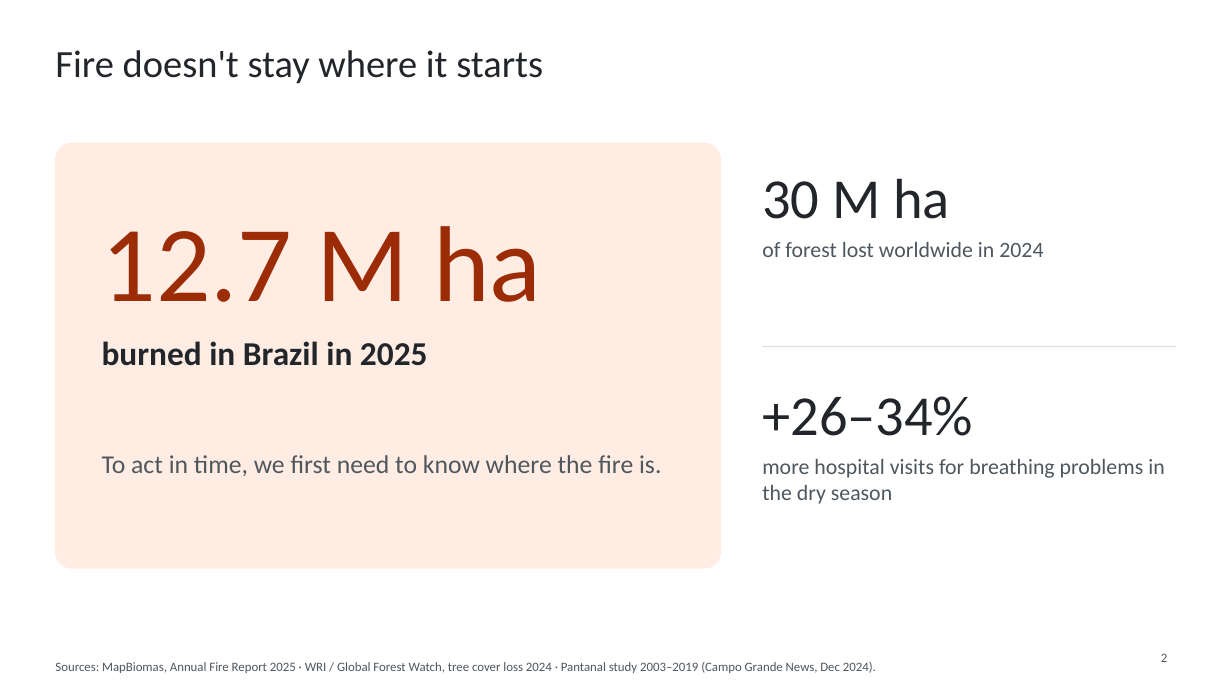
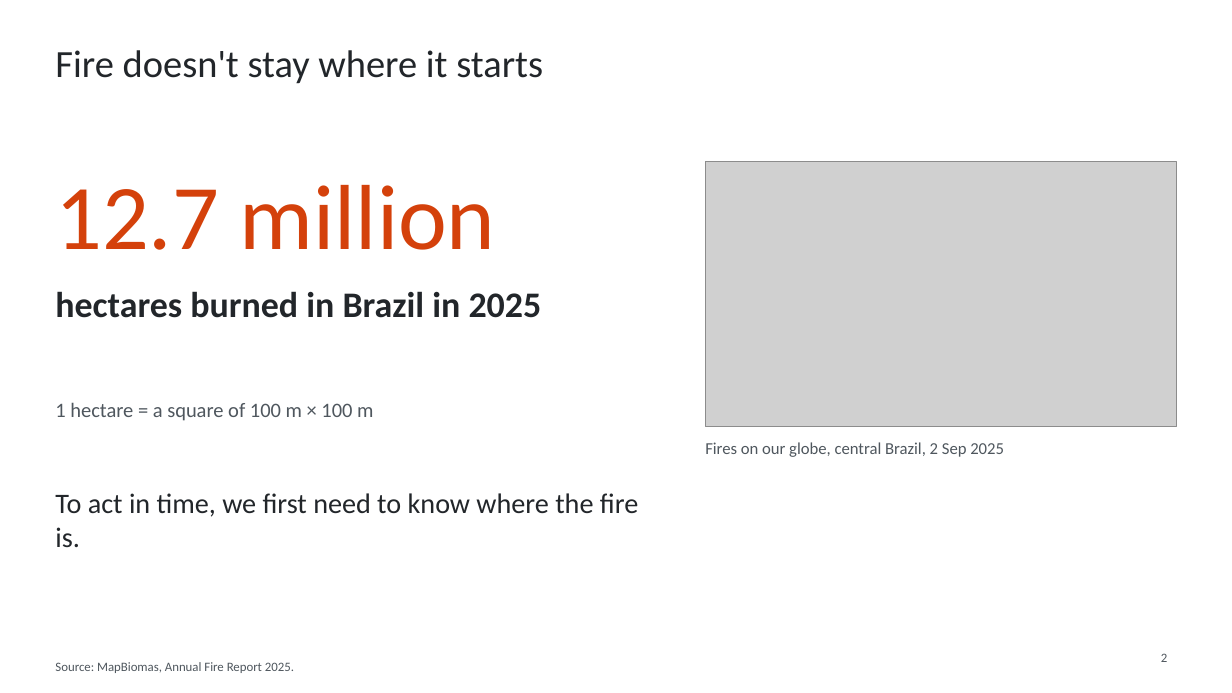
Before and after one commit to WednyFernandes/de-olho-no-fogo, a slide deck: slide 2 of public/apresentacao/de-olho-no-fogo-space-apps-2026-en.pptx. Drawn at 1232x693 pixels with LibreOffice and Linux fonts; fonts in the diff are those of the drawing; grey boxes stand for pictures. Boxes give left, top, right and bottom in pixels: in the first picture for what was removed or moved away, otherwise in the second. Text is boxed around its words. In the diff, an @@ line names an element or a change of style, - is before the commit and + after.

```diff
--- a/public/apresentacao/de-olho-no-fogo-space-apps-2026-en.pptx
+++ b/public/apresentacao/de-olho-no-fogo-space-apps-2026-en.pptx
@@ rounded rectangle removed at box(55, 143, 721, 568) @@
@@ picture added at box(705, 162, 1177, 427) @@
@@ text removed at box(762, 178, 950, 219) @@
-30 M ha
@@ text at box(55, 185, 496, 250): text changed; size 84 to 72 pt; text colour #9C2C05 to #D4410B @@
-12.7 M ha
+12.7 million
@@ text removed at box(762, 242, 1043, 257) @@
-of forest lost worldwide in 2024
@@ text at box(55, 291, 542, 318): text changed; size 26 to 28 pt @@
-burned in Brazil in 2025
+hectares burned in Brazil in 2025
@@ line removed from (762, 347) to (1177, 347) @@
@@ text added at box(55, 402, 373, 421), 16 pt, text #4F575E @@
+1 hectare = a square of 100 m × 100 m
@@ text removed at box(762, 396, 973, 436) @@
-+26–34%
@@ text added at box(705, 442, 1004, 457), 13 pt, text #4F575E @@
+Fires on our globe, central Brazil, 2 Sep 2025
@@ text removed at box(762, 459, 1164, 504) @@
-more hospital visits for breathing problems in the dry season
@@ text "To act in time, we ...": place and size @@
-text "To act in time, we ..." at box(102, 455, 661, 476)
+text "To act in time, we ..." at box(55, 493, 638, 547)
@@ text "To act in time, we ..." at box(55, 493, 638, 547): size 20 to 22 pt, text colour #4F575E to #22262A @@
@@ text at box(55, 662, 294, 673): text changed @@
-Sources: MapBiomas, Annual Fire Report 2025 · WRI / Global Forest Watch, tree cover loss 2024 · Pantanal study 2003–2019 (Campo Grande News, Dec 2024).
+Source: MapBiomas, Annual Fire Report 2025.
```
Also in this commit, not shown: 2 other slides changed, 2 slides added, 2 slides removed, 7 other files.
